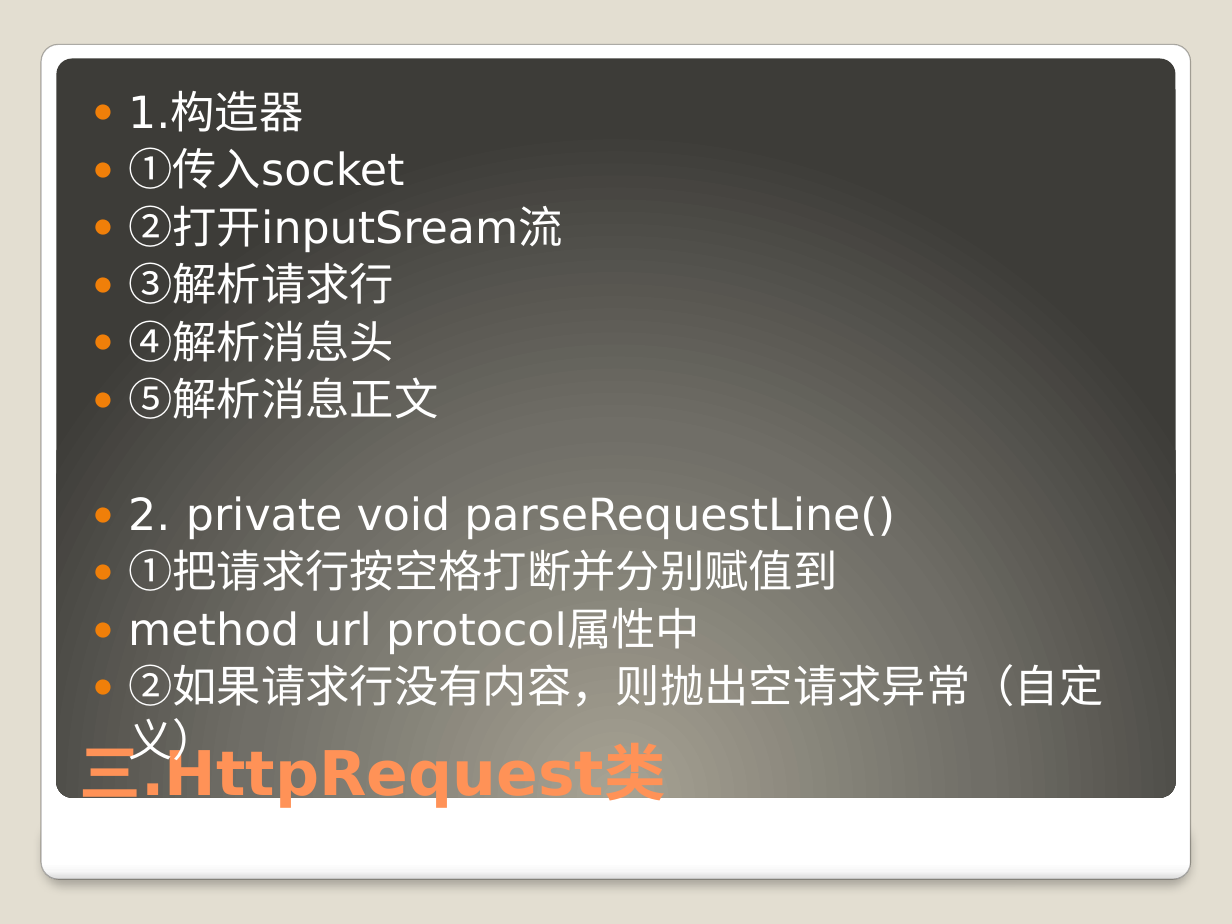
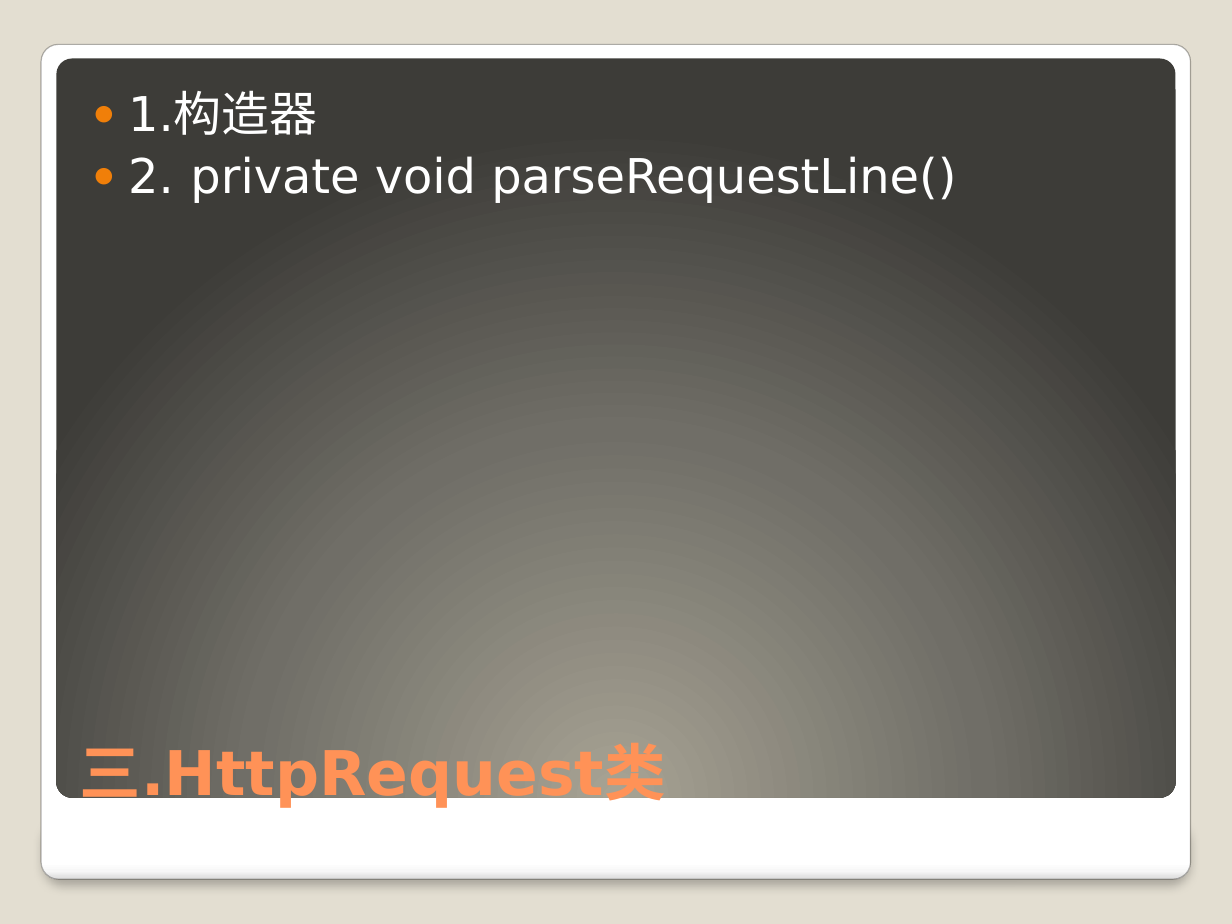
Before and after one commit to 2419931696/learngit, a slide deck: slide 13 of WebServer.pptx (slide 11 before the commit). Drawn at 1232x924 pixels with LibreOffice and Linux fonts; fonts in the diff are those of the drawing. Boxes give left, top, right and bottom in pixels: in the first picture for what was removed or moved away, otherwise in the second. Text is boxed around its words. In the diff, an @@ line names an element or a change of style, - is before the commit and + after.

```diff
--- a/WebServer.pptx
+++ b/WebServer.pptx
@@ text "1.构造器" at (x1=128, y1=92, x2=956, y2=203): size 25.9 to 28 pt @@
@@ text at (x1=128, y1=147, x2=563, y2=419): paragraphs removed @@
-● ①传入socket
-● ②打开inputSream流
-● ③解析请求行
-● ④解析消息头
-● ⑤解析消息正文
@@ text at (x1=128, y1=542, x2=1103, y2=767): paragraphs removed @@
-● ①把请求行按空格打断并分别赋值到
-● method url protocol属性中
-● ②如果请求行没有内容，则抛出空请求异常（自定义）
```
Also in this commit, not shown: 13 other slides changed.
